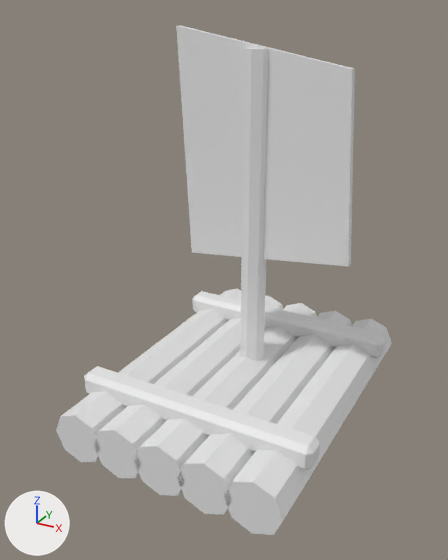
A saved change to the Blender file ArtSource/Models/Blender/Ships/player_tier_0_v02.blend.
Both versions are drawn from a 50 mm lens placed at (1.24, -2.46, 1.87), pointed at (-0.09, -0.04, 0.65). The axes (+X, +Y, +Z) are drawn at lower left. The lights are the same throughout. The first picture is the older version.

The older version as bpy lines, for what is in view:
```python
me_raft_sailcanvas_mesh = bpy.data.meshes.new('Raft_SailCanvas_Mesh')
me_raft_sailcanvas_mesh.from_pydata(...)  # 8 vertices, 6 faces; spans x -0.442..0.442, y 0.0..0.035, z -0.54..0.54
me_raft_sailcanvas_mesh.materials.append(mat_sailcanvas_v02)  # white #e7e7e7
me_円柱_005 = bpy.data.meshes.new('円柱.005')
me_円柱_005.from_pydata(...)  # an 8-sided cylinder along z spanning x -0.06..0.06, y -0.06..0.06, z -0.82..0.82
me_円柱_005.materials.append(mat_harborwood_v02)  # white #e7e7e7
me_立方体 = bpy.data.meshes.new('立方体')
me_立方体.from_pydata(...)  # 24 vertices, 26 faces; spans x -0.59..0.59, y -0.06..0.06, z -0.06..0.06
me_立方体.materials.append(mat_harborwood_v02)  # white #e7e7e7
ob_raft_crossbeam_fore = bpy.data.objects.new('Raft_Crossbeam_Fore', me_立方体)
ob_raft_crossbeam_fore.location = (0.0, 0.5, 0.2)
ob_raft_mast = bpy.data.objects.new('Raft_Mast', me_円柱_005)
ob_raft_mast.location = (0.0, 0.1, 0.88)
ob_raft_sailcanvas = bpy.data.objects.new('Raft_SailCanvas', me_raft_sailcanvas_mesh)
ob_raft_sailcanvas.location = (0.04, 0.08, 1.25)
# also in view: 'Raft_Log_1' at (-0.44, 0.0, 0.08); 'Raft_Log_4' at (0.22, 0.0, 0.08); 'Raft_Log_2' at (-0.22, 0.0, 0.08); 'Raft_Log_3' at (0.0, 0.0, 0.08); 'Raft_Log_5' at (0.44, 0.0, 0.08)
```
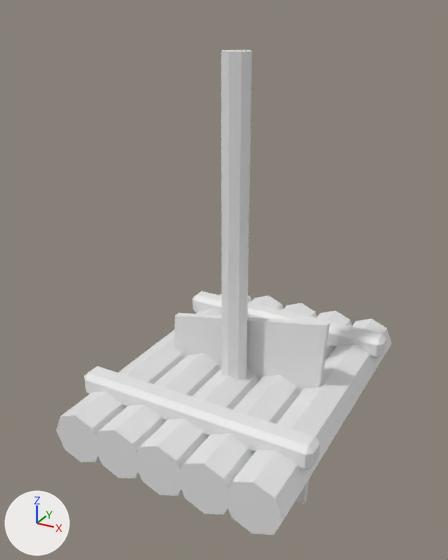
Changed parts and their boxes [x1, y1, x2, y2] in the pictures (448 x 560 px):
'Raft_SailCanvas', moved, turned
    before: [176, 25, 355, 267]
    after: [174, 313, 330, 504]
'Raft_Mast', moved
    before: [240, 48, 269, 361]
    after: [221, 50, 252, 380]
'Raft_Crossbeam_Aft', unchanged, covered by the edit
    before: [84, 366, 320, 470]
    after: [192, 291, 387, 359]

The edits, one by one:
Object 'Raft_Mast' (ob_raft_mast) moves from (0.0, 0.1, 0.88) to (0.0, -0.1, 0.88).
Object 'Raft_SailCanvas' (ob_raft_sailcanvas) moves from (0.04, 0.08, 1.25) to (0.0, 0.0, 0.0).
Object 'Raft_SailCanvas' (ob_raft_sailcanvas) turns from (0, 0, 0) to (0, 0, 180) degrees about x, y and z.
